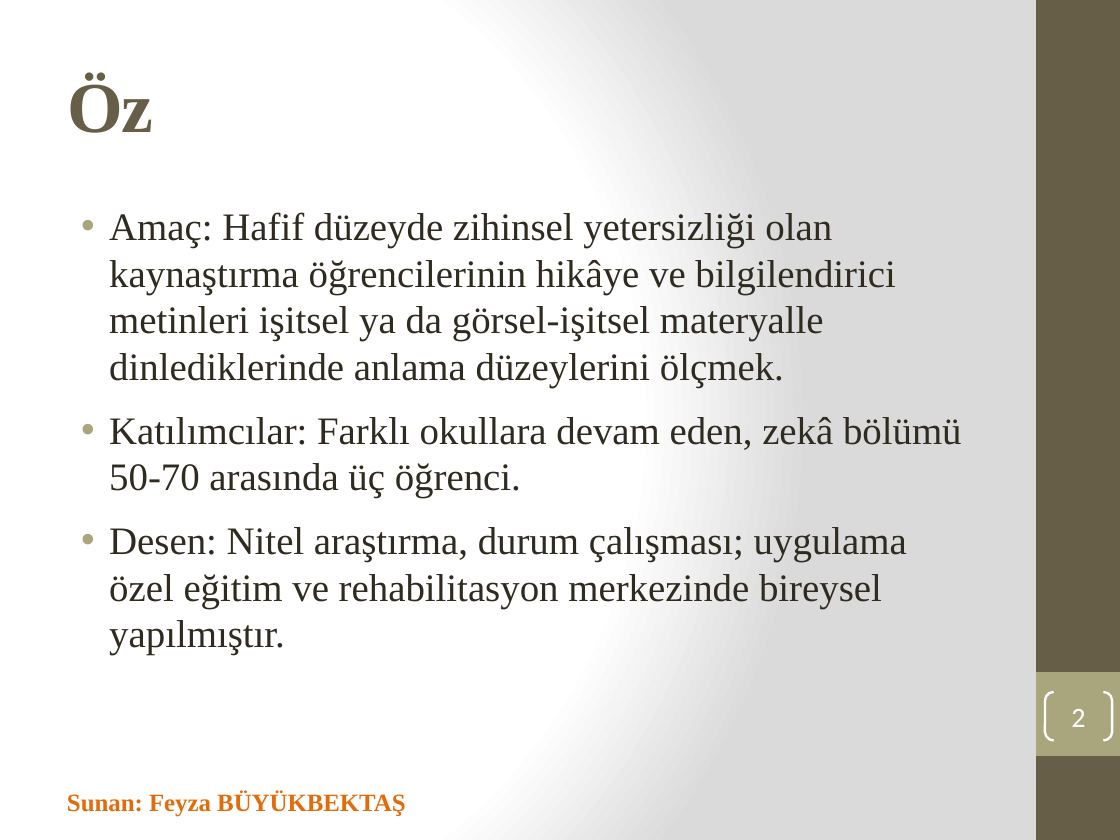
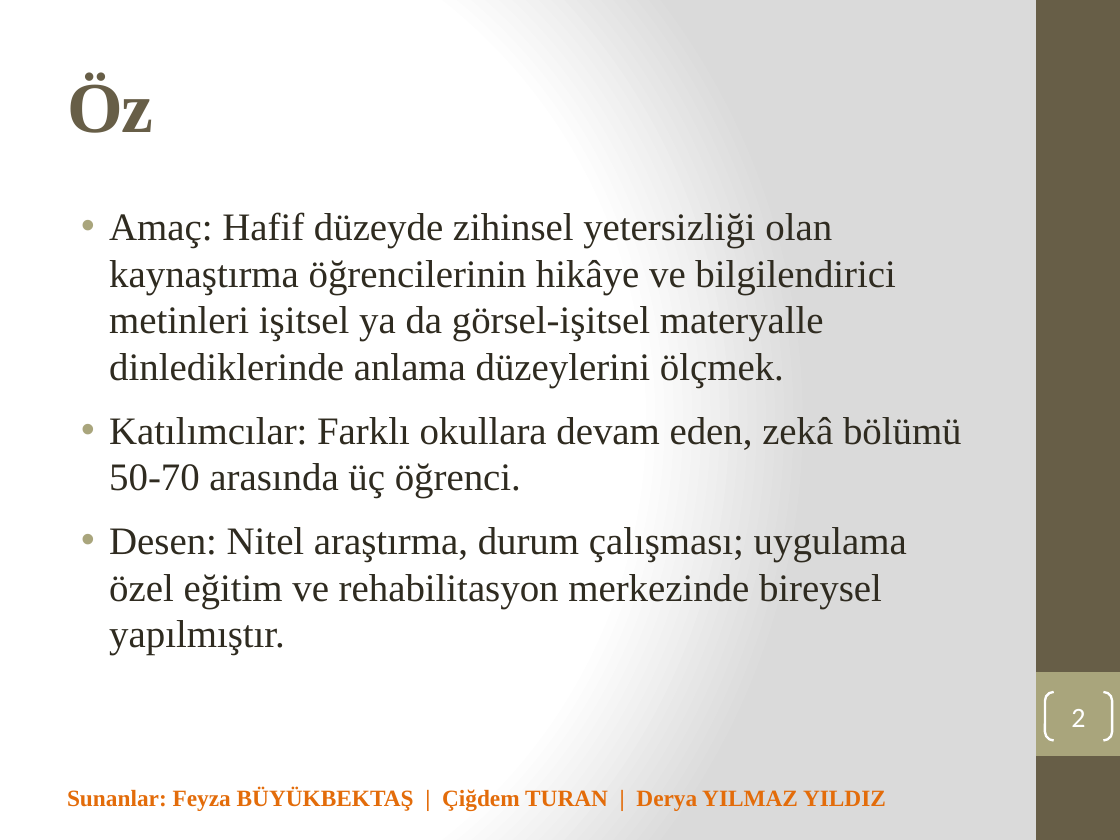
Before and after one commit to edipsahin20-tech/sahinerp, a slide deck: slide 2 of Makale1_Dinledigini_Anlama_Ozet.pptx. Drawn at 1120x840 pixels with LibreOffice and Linux fonts; fonts in the diff are those of the drawing. Boxes give left, top, right and bottom in pixels: in the first picture for what was removed or moved away, otherwise in the second. Text is boxed around its words. In the diff, an @@ line names an element or a change of style, - is before the commit and + after.

```diff
--- a/Makale1_Dinledigini_Anlama_Ozet.pptx
+++ b/Makale1_Dinledigini_Anlama_Ozet.pptx
@@ text at box(67, 788, 886, 811): text changed; size 16 to 15 pt @@
-Sunan: Feyza BÜYÜKBEKTAŞ
+Sunanlar: Feyza BÜYÜKBEKTAŞ | Çiğdem TURAN | Derya YILMAZ YILDIZ
```
Also in this commit, not shown: 2 other slides changed.
